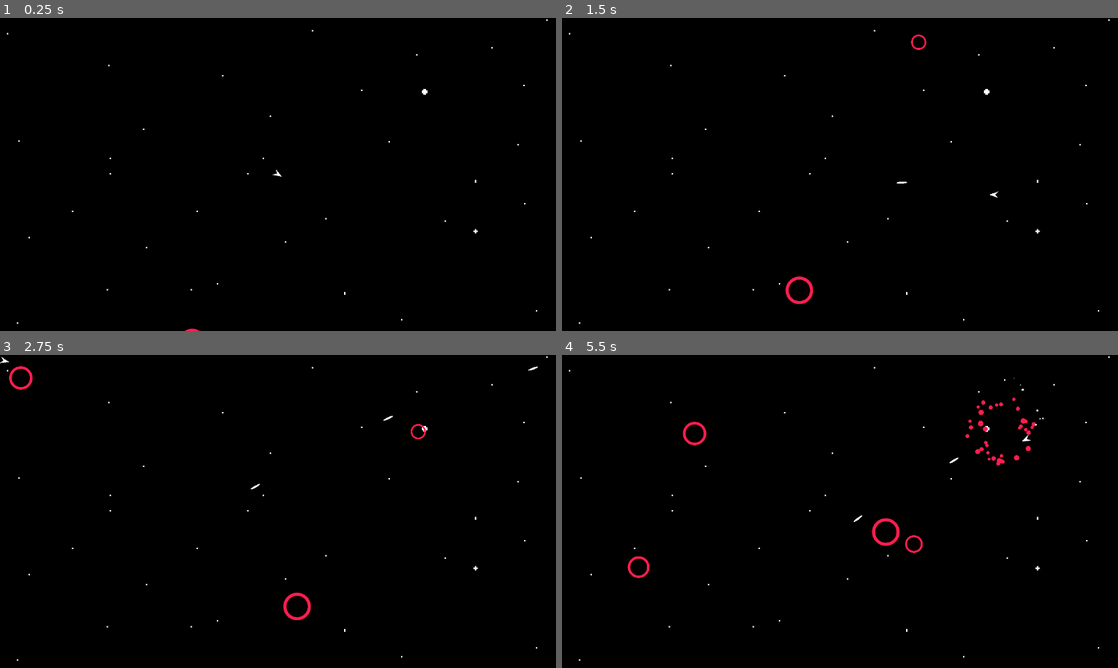
Above: before the commit, frames 1-4 (two rows, left to right).
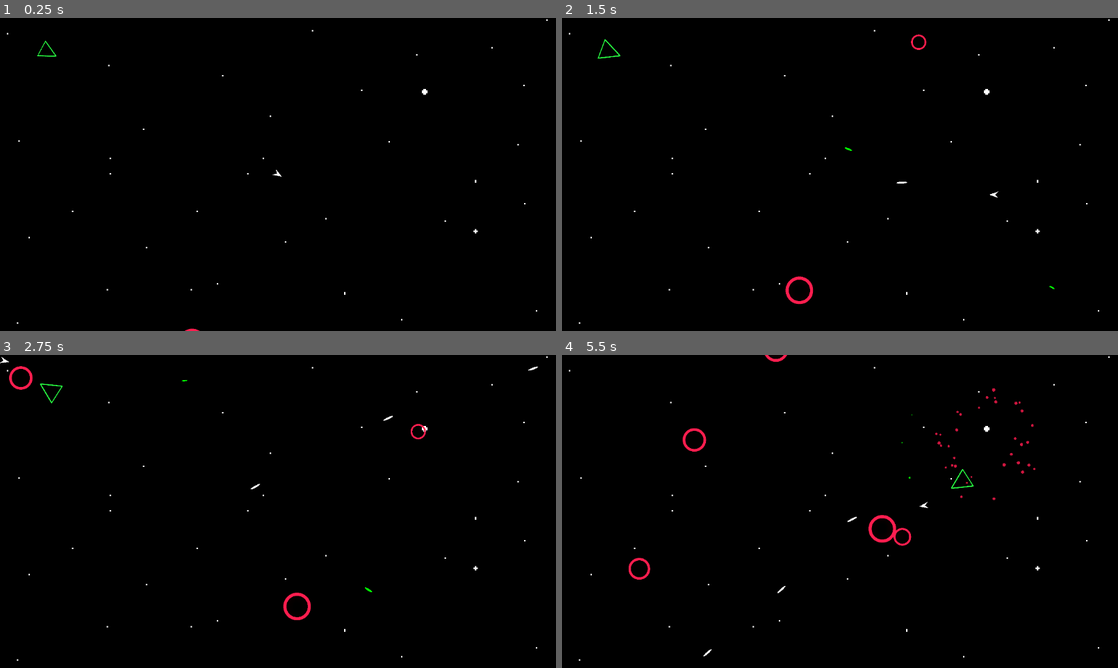
Above: after the commit, the same moments.

Repository: Terrarizer03/Space-Massacre
Game: Godot game, scene res://Scenes/MainScene.tscn
The game is run twice, just before and just after one commit, with the same random seed, the same clock (stepped at 60 frames per second) and the same inputs.
Inputs (mouse positions are in pixels of both pictures, inside the frame that each line leads up to):
- Up to frame 1 (0.25 s): no input
- Up to frame 2 (1.5 s): tap Enter at 0.5 s; move the mouse to (962, 158) at 0.52 s; press the mouse at (962, 158) at 0.53 s; hold D (key_right) 0.53-1.28 s; move the mouse to (728, 190) at 1.27 s; release the mouse at (728, 190) at 1.28 s; hold S (key_down) from 1.28 s (still down); click (728, 190) at 1.35 s
- Up to frame 3 (2.75 s): move the mouse to (333, 442) at 2.02 s; release S (key_down) at 2.03 s; press the mouse at (333, 442) at 2.03 s; hold D (key_right) from 2.03 s (still down)
- Up to frame 4 (5.5 s): move the mouse to (812, 574) at 2.77 s; release D (key_right) at 2.78 s; release the mouse at (812, 574) at 2.78 s; hold W (key_up) 2.78-3.53 s; click (812, 574) at 2.85 s; move the mouse to (1006, 558) at 3.52 s; press the mouse at (1006, 558) at 3.53 s; hold A (key_left) 3.53-5.03 s; move the mouse to (673, 464) at 4.27 s; release the mouse at (673, 464) at 4.28 s; click (673, 464) at 4.35 s; move the mouse to (867, 511) at 5.02 s; press the mouse at (867, 511) at 5.03 s; hold S (key_down) from 5.03 s (still down)

The runs differ from the first frame. In frame 1, less than 0.1% of the frame differs, in the area x 6-11%, y 7-13%; in frame 2, less than 0.1%; in frame 3, less than 0.1%; in frame 4, 1.4%, in the area x 11-87%, y 0-97%.

Commit message:
Added a lot more changes, game is almost finished

Diff:
--- a/Scenes/enemy.tscn
+++ b/Scenes/Enemies/CircleEnemy.tscn
@@ -1,20 +1,35 @@
 [gd_scene load_steps=10 format=3 uid="uid://dtypb2q2664m7"]
 
-[ext_resource type="Script" path="res://enemy.gd" id="1_yj4a7"]
-[ext_resource type="Texture2D" uid="uid://vua6pdnuda6l" path="res://Assets/Sprites/Circle-2.png-1.png.png" id="2_jsbvi"]
-[ext_resource type="Shader" uid="uid://dm6255ea31qd6" path="res://Shaders/HitFlash.tres" id="2_m4vbj"]
+[ext_resource type="Script" path="res://Scripts/enemy.gd" id="1_grx63"]
+[ext_resource type="Shader" uid="uid://dm6255ea31qd6" path="res://Shaders/HitFlash.tres" id="2_5a8c0"]
+[ext_resource type="Texture2D" uid="uid://vua6pdnuda6l" path="res://Assets/Sprites/Enemy Sprites/Circle-2.png-1.png.png" id="3_141a6"]
 
 [sub_resource type="CircleShape2D" id="CircleShape2D_qkmjf"]
 radius = 21.0238
 
 [sub_resource type="ShaderMaterial" id="ShaderMaterial_oonbh"]
 resource_local_to_scene = true
-shader = ExtResource("2_m4vbj")
+shader = ExtResource("2_5a8c0")
 shader_parameter/enabled = false
 shader_parameter/tint = Color(1, 1, 1, 1)
 
 [sub_resource type="CircleShape2D" id="CircleShape2D_botne"]
 radius = 30.0832
+
+[sub_resource type="Animation" id="Animation_mqqlo"]
+length = 0.001
+tracks/0/type = "value"
+tracks/0/imported = false
+tracks/0/enabled = true
+tracks/0/path = NodePath("Sprite2D:material:shader_parameter/enabled")
+tracks/0/interp = 1
+tracks/0/loop_wrap = true
+tracks/0/keys = {
+"times": PackedFloat32Array(0),
+"transitions": PackedFloat32Array(1),
+"update": 1,
+"values": [false]
+}
 
 [sub_resource type="Animation" id="Animation_msqpx"]
 resource_name = "hit_flash"
@@ -32,21 +47,6 @@
 "values": [true, false]
 }
 
-[sub_resource type="Animation" id="Animation_mqqlo"]
-length = 0.001
-tracks/0/type = "value"
-tracks/0/imported = false
-tracks/0/enabled = true
-tracks/0/path = NodePath("Sprite2D:material:shader_parameter/enabled")
-tracks/0/interp = 1
-tracks/0/loop_wrap = true
-tracks/0/keys = {
-"times": PackedFloat32Array(0),
-"transitions": PackedFloat32Array(1),
-"update": 1,
-"values": [false]
-}
-
 [sub_resource type="AnimationLibrary" id="AnimationLibrary_82yaj"]
 _data = {
 "RESET": SubResource("Animation_mqqlo"),
@@ -54,7 +54,7 @@
 }
 
 [node name="Enemy" type="CharacterBody2D" groups=["Enemy"]]
-script = ExtResource("1_yj4a7")
+script = ExtResource("1_grx63")
 
 [node name="CollisionShape2D" type="CollisionShape2D" parent="."]
 shape = SubResource("CircleShape2D_qkmjf")
@@ -62,7 +62,7 @@
 [node name="Sprite2D" type="Sprite2D" parent="."]
 material = SubResource("ShaderMaterial_oonbh")
 scale = Vector2(0.359, 0.359)
-texture = ExtResource("2_jsbvi")
+texture = ExtResource("3_141a6")
 
 [node name="DamageHitbox" type="Area2D" parent="."]
 collision_layer = 3
--- /dev/null
+++ b/Scenes/Enemies/TriangleEnemy.tscn
@@ -0,0 +1,87 @@
+[gd_scene load_steps=10 format=3 uid="uid://cul275u1qkfpv"]
+
+[ext_resource type="Shader" uid="uid://dm6255ea31qd6" path="res://Shaders/HitFlash.tres" id="1_kuqp4"]
+[ext_resource type="Script" path="res://triangle_enemy.gd" id="1_r4xv1"]
+[ext_resource type="Texture2D" uid="uid://ccb7wg57qcjxu" path="res://Assets/Sprites/Enemy Sprites/New Piskel-1.png (13).png" id="2_2tua3"]
+
+[sub_resource type="RectangleShape2D" id="RectangleShape2D_01f5y"]
+size = Vector2(46, 44)
+
+[sub_resource type="ShaderMaterial" id="ShaderMaterial_q8btu"]
+shader = ExtResource("1_kuqp4")
+shader_parameter/enabled = false
+shader_parameter/tint = Color(1, 1, 1, 1)
+
+[sub_resource type="RectangleShape2D" id="RectangleShape2D_lxlnv"]
+size = Vector2(50, 48)
+
+[sub_resource type="Animation" id="Animation_4c4el"]
+resource_name = "HitEffect"
+length = 0.05
+tracks/0/type = "value"
+tracks/0/imported = false
+tracks/0/enabled = true
+tracks/0/path = NodePath("Sprite2D:material:shader_parameter/enabled")
+tracks/0/interp = 1
+tracks/0/loop_wrap = true
+tracks/0/keys = {
+"times": PackedFloat32Array(0, 0.0333333),
+"transitions": PackedFloat32Array(1, 1),
+"update": 1,
+"values": [true, false]
+}
+
+[sub_resource type="Animation" id="Animation_2rlac"]
+length = 0.001
+tracks/0/type = "value"
+tracks/0/imported = false
+tracks/0/enabled = true
+tracks/0/path = NodePath("Sprite2D:material:shader_parameter/enabled")
+tracks/0/interp = 1
+tracks/0/loop_wrap = true
+tracks/0/keys = {
+"times": PackedFloat32Array(0),
+"transitions": PackedFloat32Array(1),
+"update": 1,
+"values": [false]
+}
+
+[sub_resource type="AnimationLibrary" id="AnimationLibrary_l37x8"]
+_data = {
+"HitEffect": SubResource("Animation_4c4el"),
+"RESET": SubResource("Animation_2rlac")
+}
+
+[node name="CharacterBody2D" type="CharacterBody2D"]
+script = ExtResource("1_r4xv1")
+
+[node name="CollisionShape2D" type="CollisionShape2D" parent="."]
+visible = false
+shape = SubResource("RectangleShape2D_01f5y")
+
+[node name="Sprite2D" type="Sprite2D" parent="."]
+material = SubResource("ShaderMaterial_q8btu")
+rotation = 1.5708
+scale = Vector2(0.359, 0.359)
+texture = ExtResource("2_2tua3")
+
+[node name="DamageHitbox" type="Area2D" parent="."]
+visible = false
+
+[node name="CollisionShape2D" type="CollisionShape2D" parent="DamageHitbox"]
+shape = SubResource("RectangleShape2D_lxlnv")
+debug_color = Color(1, 0, 0, 0.419608)
+
+[node name="Node2D" type="Node2D" parent="."]
+position = Vector2(48, 0)
+
+[node name="FireTimer" type="Timer" parent="."]
+wait_time = 0.5
+
+[node name="HitEffect" type="AnimationPlayer" parent="."]
+libraries = {
+"": SubResource("AnimationLibrary_l37x8")
+}
+
+[connection signal="body_entered" from="DamageHitbox" to="." method="_on_damage_hitbox_body_entered"]
+[connection signal="timeout" from="FireTimer" to="." method="_on_fire_timer_timeout"]
--- a/Scenes/MainScene.tscn
+++ b/Scenes/MainScene.tscn
@@ -1,8 +1,9 @@
-[gd_scene load_steps=7 format=4 uid="uid://cquhu5krdarw1"]
+[gd_scene load_steps=8 format=4 uid="uid://cquhu5krdarw1"]
 
-[ext_resource type="Script" path="res://Scenes/MainScene.gd" id="1_e7sby"]
+[ext_resource type="Script" path="res://Scripts/MainScene.gd" id="1_e7sby"]
 [ext_resource type="PackedScene" uid="uid://cehac684mpxhw" path="res://Scenes/Player.tscn" id="1_gl0cg"]
 [ext_resource type="Texture2D" uid="uid://b67064foqqdcq" path="res://Assets/Tilemap/New Piskel (39).png" id="2_gnpus"]
+[ext_resource type="PackedScene" uid="uid://cul275u1qkfpv" path="res://Scenes/Enemies/TriangleEnemy.tscn" id="3_nyn7t"]
 
 [sub_resource type="TileSetAtlasSource" id="TileSetAtlasSource_6p6pg"]
 texture = ExtResource("2_gnpus")
@@ -3494,3 +3495,6 @@
 
 [node name="WorldEnvironment" type="WorldEnvironment" parent="."]
 environment = SubResource("Environment_c8gip")
+
+[node name="CharacterBody2D" parent="." instance=ExtResource("3_nyn7t")]
+position = Vector2(101, 71)
--- a/Scenes/Player.tscn
+++ b/Scenes/Player.tscn
@@ -1,20 +1,64 @@
-[gd_scene load_steps=8 format=3 uid="uid://cehac684mpxhw"]
+[gd_scene load_steps=13 format=3 uid="uid://cehac684mpxhw"]
 
 [ext_resource type="Script" path="res://Scripts/player.gd" id="1_evmrx"]
 [ext_resource type="Texture2D" uid="uid://dpop7toine34y" path="res://Assets/Sprites/Playersprite.png" id="1_k0xg1"]
+[ext_resource type="Shader" uid="uid://rf3tovogcso2" path="res://Shaders/TransparencyDown.tres" id="2_1f474"]
 [ext_resource type="AudioStream" uid="uid://ckrtl225vke6t" path="res://Assets/Sound/laserShoot (1).wav" id="3_p1ru0"]
 [ext_resource type="AudioStream" uid="uid://dnk5wlqke5drs" path="res://Assets/Sound/hitHurt (1).wav" id="4_56jkx"]
 [ext_resource type="AudioStream" uid="uid://c0w1ft4dterht" path="res://Assets/Sound/pickupCoin.wav" id="5_7n5jt"]
-[ext_resource type="AudioStream" uid="uid://b3avfamyjn0e6" path="res://Assets/Sound/powerDown.wav" id="6_ceafp"]
+[ext_resource type="AudioStream" uid="uid://bqddtxh2t4scg" path="res://Assets/Sound/powerUp.wav" id="6_bj5kf"]
+
+[sub_resource type="ShaderMaterial" id="ShaderMaterial_273yt"]
+shader = ExtResource("2_1f474")
+shader_parameter/BooleanParameter = false
+shader_parameter/ColorParameter = Color(0.683077, 0.683077, 0.683077, 1)
 
 [sub_resource type="CircleShape2D" id="CircleShape2D_t04ej"]
 radius = 71.1758
+
+[sub_resource type="Animation" id="Animation_3hfxt"]
+resource_name = "Hit"
+length = 0.5
+tracks/0/type = "value"
+tracks/0/imported = false
+tracks/0/enabled = true
+tracks/0/path = NodePath("Sprite2D:material:shader_parameter/BooleanParameter")
+tracks/0/interp = 1
+tracks/0/loop_wrap = true
+tracks/0/keys = {
+"times": PackedFloat32Array(0, 0.5),
+"transitions": PackedFloat32Array(1, 1),
+"update": 1,
+"values": [true, false]
+}
+
+[sub_resource type="Animation" id="Animation_b0toq"]
+length = 0.001
+tracks/0/type = "value"
+tracks/0/imported = false
+tracks/0/enabled = true
+tracks/0/path = NodePath("Sprite2D:material:shader_parameter/BooleanParameter")
+tracks/0/interp = 1
+tracks/0/loop_wrap = true
+tracks/0/keys = {
+"times": PackedFloat32Array(0),
+"transitions": PackedFloat32Array(1),
+"update": 1,
+"values": [false]
+}
+
+[sub_resource type="AnimationLibrary" id="AnimationLibrary_xq60u"]
+_data = {
+"Hit": SubResource("Animation_3hfxt"),
+"RESET": SubResource("Animation_b0toq")
+}
 
 [node name="Player" type="CharacterBody2D" groups=["Player"]]
 scale = Vector2(0.075, 0.075)
 script = ExtResource("1_evmrx")
 
 [node name="Sprite2D" type="Sprite2D" parent="."]
+material = SubResource("ShaderMaterial_273yt")
 rotation = 1.5708
 scale = Vector2(2.5, 2.5)
 texture = ExtResource("1_k0xg1")
@@ -36,4 +80,9 @@
 stream = ExtResource("5_7n5jt")
 
 [node name="PowerDown" type="AudioStreamPlayer" parent="."]
-stream = ExtResource("6_ceafp")
+stream = ExtResource("6_bj5kf")
+
+[node name="PlayerAnimations" type="AnimationPlayer" parent="."]
+libraries = {
+"": SubResource("AnimationLibrary_xq60u")
+}
--- a/Scenes/death_explosion.tscn
+++ b/Scenes/death_explosion.tscn
@@ -1,7 +1,7 @@
 [gd_scene load_steps=8 format=3 uid="uid://bsrwc11r2eor4"]
 
 [ext_resource type="Texture2D" uid="uid://c5cp8bd50d4hl" path="res://Assets/Sprites/New Piskel-1.png (2).png" id="1_xbftg"]
-[ext_resource type="Script" path="res://death_explosion.gd" id="2_vncbk"]
+[ext_resource type="Script" path="res://Scripts/death_explosion.gd" id="2_vncbk"]
 
 [sub_resource type="Gradient" id="Gradient_4u77e"]
 offsets = PackedFloat32Array(0.444444, 1)
--- a/Scenes/power_up.tscn
+++ b/Scenes/power_up.tscn
@@ -1,6 +1,6 @@
 [gd_scene load_steps=7 format=3 uid="uid://d4eacxmkqi6oq"]
 
-[ext_resource type="Script" path="res://star_powerup.gd" id="1_21146"]
+[ext_resource type="Script" path="res://Scripts/star_powerup.gd" id="1_21146"]
 [ext_resource type="Texture2D" uid="uid://cluhj4rwgbpvg" path="res://Assets/Sprites/New Piskel (40).png" id="2_tngcf"]
 
 [sub_resource type="RectangleShape2D" id="RectangleShape2D_o21tp"]
--- a/Scripts/Bullet.gd
+++ b/Scripts/Bullet.gd
@@ -5,10 +5,11 @@
 var pos: Vector2
 var rota: float
 var dir: float
-var speed = 1500
+var speed: float
 var att : float
 var camera = null
 var outofbounds = false
+var shooter: Node2D
 @onready var area = $Area2D
 # ================
 
@@ -22,8 +23,14 @@
 	move_and_slide()
 
 func _on_area_2d_body_entered(body: Node2D) -> void:
+	if body == shooter:
+		return
+
 	if body.has_method("damage") and not body.is_in_group("Player"):
 		body.damage(att, self)
+		death()
+	else:
+		body.damage(att, position)
 		death()
 
 func death():
@@ -33,6 +40,11 @@
 		_particle.position = global_position
 		_particle.rotation = rotation + deg_to_rad(180)
 		_particle.amount = randi_range(3,10)
+		# Set particle color based on who shot the bullet
+		if shooter and shooter.is_in_group("Player"):
+			_particle.modulate = Color.WHITE
+		else:
+			_particle.modulate = Color.GREEN
 		_particle.scale = Vector2(0.7,0.7)
 		_particle.emitting = true
 		get_tree().current_scene.add_child(_particle)
@@ -41,7 +53,6 @@
 func _on_visible_on_screen_notifier_2d_screen_exited() -> void:
 	outofbounds = true
 	await get_tree().create_timer(0.25).timeout
-	print("Out of Bounds")
 	queue_free()
 
 func _on_visible_on_screen_notifier_2d_screen_entered() -> void:
--- a/Scenes/MainScene.gd
+++ b/Scripts/MainScene.gd
@@ -7,7 +7,8 @@
 var spawned_enemies = 0
 
 # preloads ------------
-var circle_enemy = preload("res://Scenes/enemy.tscn")
+var circle_enemy = preload("res://Scenes/Enemies/CircleEnemy.tscn")
+var triangle_enemy = preload("res://Scenes/Enemies/TriangleEnemy.tscn")
 
 func _ready() -> void:
 	spawn_circle_enemy()
@@ -27,6 +28,12 @@
 		else:
 			await get_tree().create_timer(0.1).timeout
 
+func spawn_triangle_enemy():
+	pass
+
+func spawn_square_enemy():
+	pass
+
 func wave_function():
 	wave += 1
 	spawning = true
@@ -40,6 +47,9 @@
 	# Wait for spawn duration
 	await get_tree().create_timer(spawn_duration).timeout
 	spawning = false
+
+	while get_tree().get_nodes_in_group("Enemy").size() > 0:
+		await get_tree().process_frame
 
 	print("WAVE ", wave, " ENDED - Enemies spawned: ", spawned_enemies)
 
--- a/Scripts/player.gd
+++ b/Scripts/player.gd
@@ -64,11 +64,13 @@
 	if shoot_ready:
 		shoot_ready = false
 		var bul_instance = bullet.instantiate()
+		bul_instance.shooter = self
 		bul_instance.dir = rotation
 		bul_instance.pos = $Node2D.global_position
 		bul_instance.rota = global_rotation
 		bul_instance.att = attack
 		bul_instance.scale *= bullet_scale
+		bul_instance.speed = 1500
 		get_parent().add_child(bul_instance)
 		$LaserShoot.play()
 		# COOLDOWN
@@ -83,9 +85,15 @@
 		velocity = push_direction * SPEED * 2
 		health -= attack_damage
 		$HitSound.play()
-		# Iframes(0.5)
+		Iframes(0.5)
 		if health <= 0:
 			print("OH NO U SUCK FUCK URSELF")
+
+func Iframes(time):
+	iframes = true
+	$PlayerAnimations.play("Hit")
+	await get_tree().create_timer(0.5).timeout
+	iframes = false
 
 # Power Ups ==================
 func strength_power_up():
@@ -105,7 +113,7 @@
 func attack_speed_power_up():
 	$PickupCoin.play()
 	var previous_attack_cooldown = attack_cooldown
-	attack_cooldown /= 2
+	attack_cooldown /= 1.5
 	await get_tree().create_timer(10).timeout
 	$PowerDown.play()
 	attack_cooldown = previous_attack_cooldown
--- a/Shaders/HitFlash.tres
+++ b/Shaders/HitFlash.tres
@@ -3,6 +3,7 @@
 [sub_resource type="VisualShaderNodeColorParameter" id="VisualShaderNodeColorParameter_b1as0"]
 parameter_name = "tint"
 default_value_enabled = true
+default_value = Color(0.340339, 0.340339, 0.340339, 1)
 
 [sub_resource type="VisualShaderNodeBooleanParameter" id="VisualShaderNodeBooleanParameter_o3mt7"]
 parameter_name = "enabled"
@@ -19,7 +20,7 @@
 render_mode blend_mix;
 
 uniform bool enabled = false;
-uniform vec4 tint : source_color = vec4(1.000000, 1.000000, 1.000000, 1.000000);
+uniform vec4 tint : source_color = vec4(0.340339, 0.340339, 0.340339, 1.000000);
 
 
 
@@ -60,7 +61,7 @@
 
 }
 "
-graph_offset = Vector2(-66.7397, -42.6483)
+graph_offset = Vector2(117.26, -77.6483)
 mode = 1
 flags/light_only = false
 nodes/fragment/0/position = Vector2(1040, 220)
--- /dev/null
+++ b/Shaders/TransparencyDown.tres
@@ -0,0 +1,75 @@
+[gd_resource type="VisualShader" load_steps=5 format=3 uid="uid://rf3tovogcso2"]
+
+[sub_resource type="VisualShaderNodeColorParameter" id="VisualShaderNodeColorParameter_wekon"]
+parameter_name = "ColorParameter"
+default_value_enabled = true
+default_value = Color(0.233925, 0.233926, 0.233925, 1)
+
+[sub_resource type="VisualShaderNodeBooleanParameter" id="VisualShaderNodeBooleanParameter_a03bd"]
+parameter_name = "BooleanParameter"
+default_value_enabled = true
+
+[sub_resource type="VisualShaderNodeIf" id="VisualShaderNodeIf_66u50"]
+default_input_values = [0, 0.0, 1, 1.0, 2, 1e-05, 3, Vector3(0, 0, 0), 4, Vector3(0, 0, 0), 5, Vector3(0, 0, 0)]
+
+[sub_resource type="VisualShaderNodeInput" id="VisualShaderNodeInput_34k86"]
+input_name = "color"
+
+[resource]
+code = "shader_type canvas_item;
+render_mode blend_mix;
+
+uniform bool BooleanParameter = false;
+uniform vec4 ColorParameter : source_color = vec4(0.233925, 0.233926, 0.233925, 1.000000);
+
+
+
+void fragment() {
+// BooleanParameter:3
+	bool n_out3p0 = BooleanParameter;
+
+
+// ColorParameter:2
+	vec4 n_out2p0 = ColorParameter;
+
+
+// Input:5
+	vec4 n_out5p0 = COLOR;
+
+
+	vec3 n_out4p0;
+// If:4
+	float n_in4p1 = 1.00000;
+	float n_in4p2 = 0.00001;
+	if(abs((n_out3p0 ? 1.0 : 0.0) - n_in4p1) < n_in4p2)
+	{
+		n_out4p0 = vec3(n_out2p0.xyz);
+	}
+	else if((n_out3p0 ? 1.0 : 0.0) < n_in4p1)
+	{
+		n_out4p0 = vec3(n_out5p0.xyz);
+	}
+	else
+	{
+		n_out4p0 = vec3(n_out5p0.xyz);
+	}
+
+
+// Output:0
+	COLOR.rgb = n_out4p0;
+
+
+}
+"
+graph_offset = Vector2(-344.049, -42.7497)
+mode = 1
+flags/light_only = false
+nodes/fragment/2/node = SubResource("VisualShaderNodeColorParameter_wekon")
+nodes/fragment/2/position = Vector2(-180, 240)
+nodes/fragment/3/node = SubResource("VisualShaderNodeBooleanParameter_a03bd")
+nodes/fragment/3/position = Vector2(-180, 40)
+nodes/fragment/4/node = SubResource("VisualShaderNodeIf_66u50")
+nodes/fragment/4/position = Vector2(200, -20)
+nodes/fragment/5/node = SubResource("VisualShaderNodeInput_34k86")
+nodes/fragment/5/position = Vector2(-220, 460)
+nodes/fragment/connections = PackedInt32Array(4, 0, 0, 0, 3, 0, 4, 0, 2, 0, 4, 3, 5, 0, 4, 4, 5, 0, 4, 5)
--- /dev/null
+++ b/triangle_enemy.gd
@@ -0,0 +1,121 @@
+extends CharacterBody2D
+
+# INIT
+# ===============================
+@export var attackingdamage = 1
+@export var DAMAGING_COOLDOWN = 0.5
+@export var speed := 1000.0
+
+@onready var white_sprite = $Sprite2D/White
+@onready var player = $"../Player"
+@onready var tween = get_tree().create_tween()
+# ===============================
+
+# PRELOADS
+# -------------------------------
+var explosion = preload("res://Assets/Sound/explosion (1).wav")
+var deathParticle = preload("res://Scenes/death_explosion.tscn")
+var PowerUp = preload("res://Scenes/power_up.tscn")
+var bullet = preload("res://Scenes/Bullet.tscn")
+# -------------------------------
+
+var rand_num = randf_range(1, 1.25)
+var final_scale = Vector2(rand_num, rand_num)
+var has_bullets = true
+var MAX_BULLETS = randi_range(5, 10)
+var bullet_amount : float
+var health: float
+var damaging_cooldown = 0
+# ===============================
+
+func _ready() -> void:
+	bullet_amount = MAX_BULLETS
+	scale = Vector2(0.1, 0.1)
+	tween.tween_property(self, "scale", final_scale, 1.0).set_trans(Tween.TRANS_BACK).set_ease(Tween.EASE_OUT)
+	speed *= rand_num
+	$FireTimer.start()
+
+func _physics_process(_delta: float) -> void:
+	look_at(player.global_position)
+
+	if has_bullets == false:
+		dash()
+	else:
+		return
+
+	move_and_slide()
+
+func dash():
+	var direction = (player.position - position).normalized()
+	var distance = position.distance_to(player.position)
+	var t = clamp(distance / 500.0, 0, 1)
+	var eased_t = pow(t, 3.0)
+	velocity = velocity.lerp(direction * speed, eased_t)
+
+func damage(attack_damage, bullet):
+	health -= attack_damage
+	print(health)
+	$HitEffect.play("HitEffect")
+	var main_scene = get_tree().get_first_node_in_group("MainScene")
+	if health <= 0:
+		if main_scene:
+			main_scene.points += 3
+		instan()
+		death()
+		queue_free()
+
+func _on_damage_hitbox_body_entered(body: Node2D) -> void:
+	if body.is_in_group("Player") and body.has_method("damage") and damaging_cooldown <= 0:
+		body.damage(attackingdamage, position)
+		damaging_cooldown = DAMAGING_COOLDOWN
+		death()
+
+func fire():
+	# BULLET INSTANTIATE
+	# ================
+	var rand_scale = randf_range(0.075, 0.125)
+	var bul_instance = bullet.instantiate()
+	bul_instance.shooter = self
+	bul_instance.modulate = Color8(0, 255, 0)
+	bul_instance.dir = rotation
+	bul_instance.pos = $Node2D.global_position
+	bul_instance.rota = global_rotation
+	bul_instance.speed = 1000
+	bul_instance.att = 1.0
+	bul_instance.scale = Vector2(rand_scale, rand_scale)
+	get_parent().add_child(bul_instance)
+	# ================
+
+func _on_fire_timer_timeout() -> void:
+	bullet_amount -= 1
+	fire()
+	if bullet_amount == 0:
+		has_bullets = false
+		$FireTimer.stop()
+
+func instan():
+	var Pow_Up = PowerUp.instantiate()
+	var rand1 = randi_range(1, 15)
+
+	Pow_Up.global_position = global_position
+	if rand1 == 10:
+		get_tree().get_root().add_child(Pow_Up)
+		print("Power Up Spawned!")
+	else:
+		return
+
+func death():
+	var _particle = deathParticle.instantiate()
+	_particle.position = global_position
+	_particle.rotation = global_rotation
+	_particle.emitting = true
+	_particle.self_modulate = Color(0, 1, 0)
+	get_tree().current_scene.add_child(_particle)
+	explosion_noise()
+	queue_free()
+
+func explosion_noise():
+	var sound_player = AudioStreamPlayer.new()
+	sound_player.stream = explosion
+	get_parent().add_child(sound_player)
+	sound_player.play()
Renamed: Assets/Sprites/Circle-2.png-1.png.png -> Assets/Sprites/Enemy Sprites/Circle-2.png-1.png.png
Not shown, added: Assets/Sprites/Enemy Sprites/Circle-2.png-1.png.png.import
Binary file added: Assets/Sprites/Enemy Sprites/New Piskel-1.png (13).png
Not shown, added: Assets/Sprites/Enemy Sprites/New Piskel-1.png (13).png.import
Binary file added: Assets/Sprites/Enemy Sprites/SquareSpawner2-1.png (1).png
Not shown, changed: Assets/Sprites/Enemy Sprites/SquareSpawner2-1.png (1).png.import
Binary file added: Assets/Sprites/Enemy Sprites/SquareSpawner2-1.png (2).png
Not shown, added: Assets/Sprites/Enemy Sprites/SquareSpawner2-1.png (2).png.import
Renamed: death_explosion.gd -> Scripts/death_explosion.gd
Renamed: enemy.gd -> Scripts/enemy.gd
Renamed: star_powerup.gd -> Scripts/star_powerup.gd
